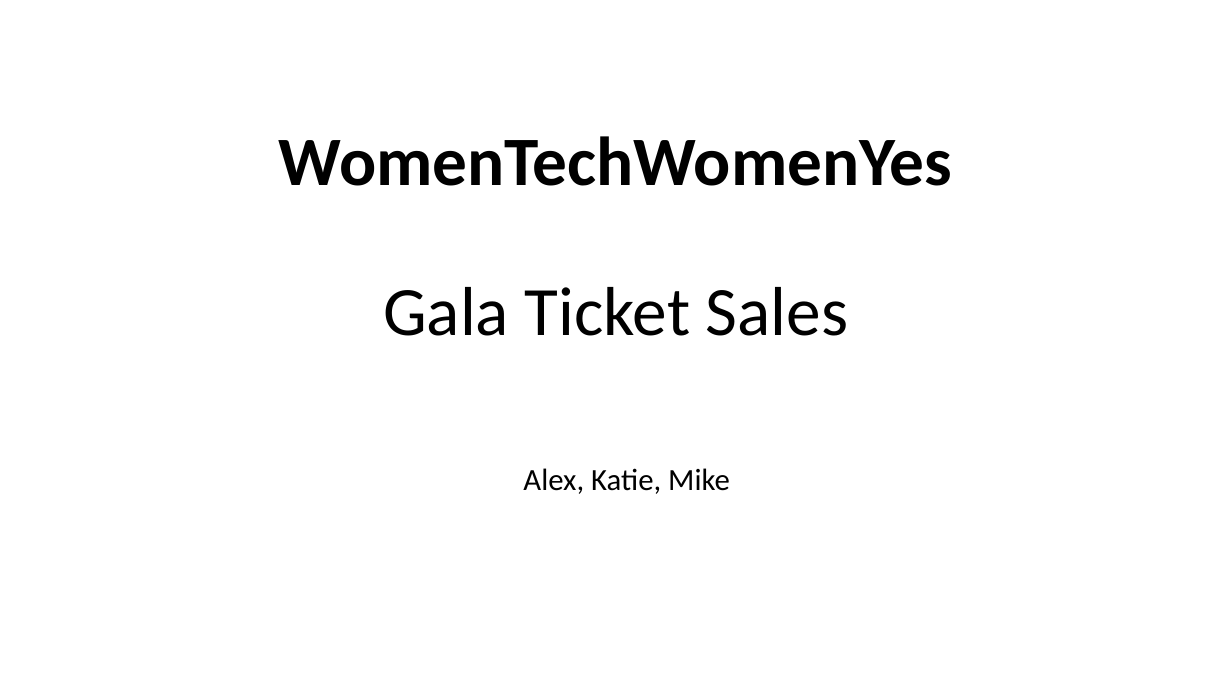
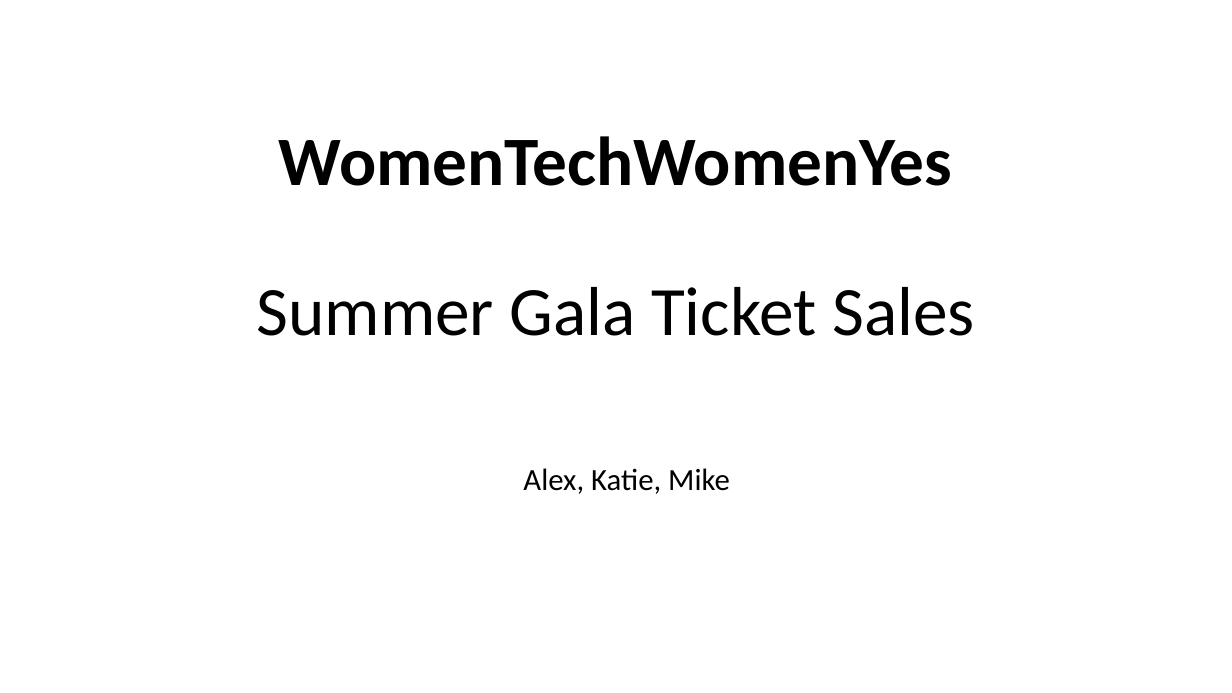
Before and after one commit to cruzkat/Project_01, a slide deck: slide 1 of WTWY_GalaPresentation.pptx. Drawn at 1232x693 pixels with LibreOffice and Linux fonts; fonts in the diff are those of the drawing. Boxes give left, top, right and bottom in pixels: in the first picture for what was removed or moved away, otherwise in the second. Text is boxed around its words. In the diff, an @@ line names an element or a change of style, - is before the commit and + after.

Commit message:
updated tech ny

```diff
--- a/WTWY_GalaPresentation.pptx
+++ b/WTWY_GalaPresentation.pptx
@@ title at (257,136,974,336): text changed; bold off @@
-WomenTechWomenYes
-Gala Ticket Sales
+WomenTechWomenYes
+Summer Gala Ticket Sales
```
Also in this commit, not shown: 3 other slides changed, 2 slides added, 1 slide removed, 5 other files.
